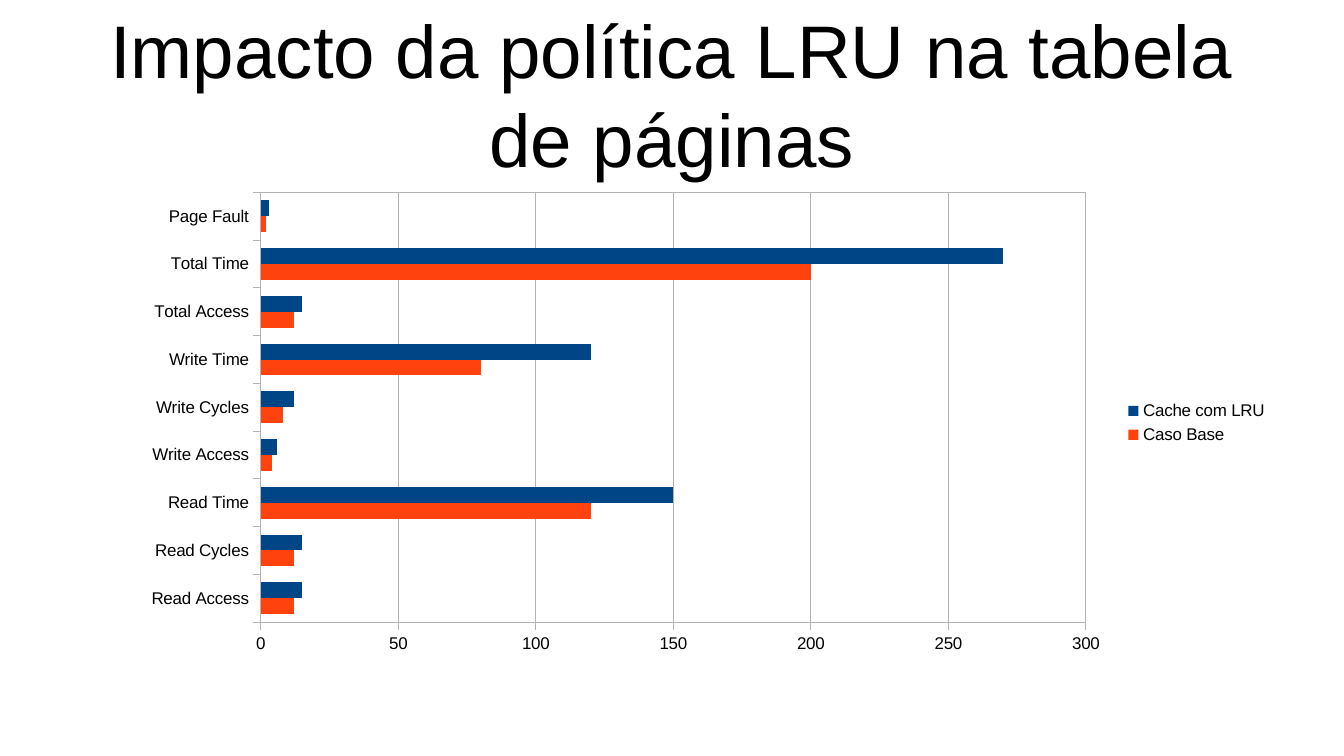
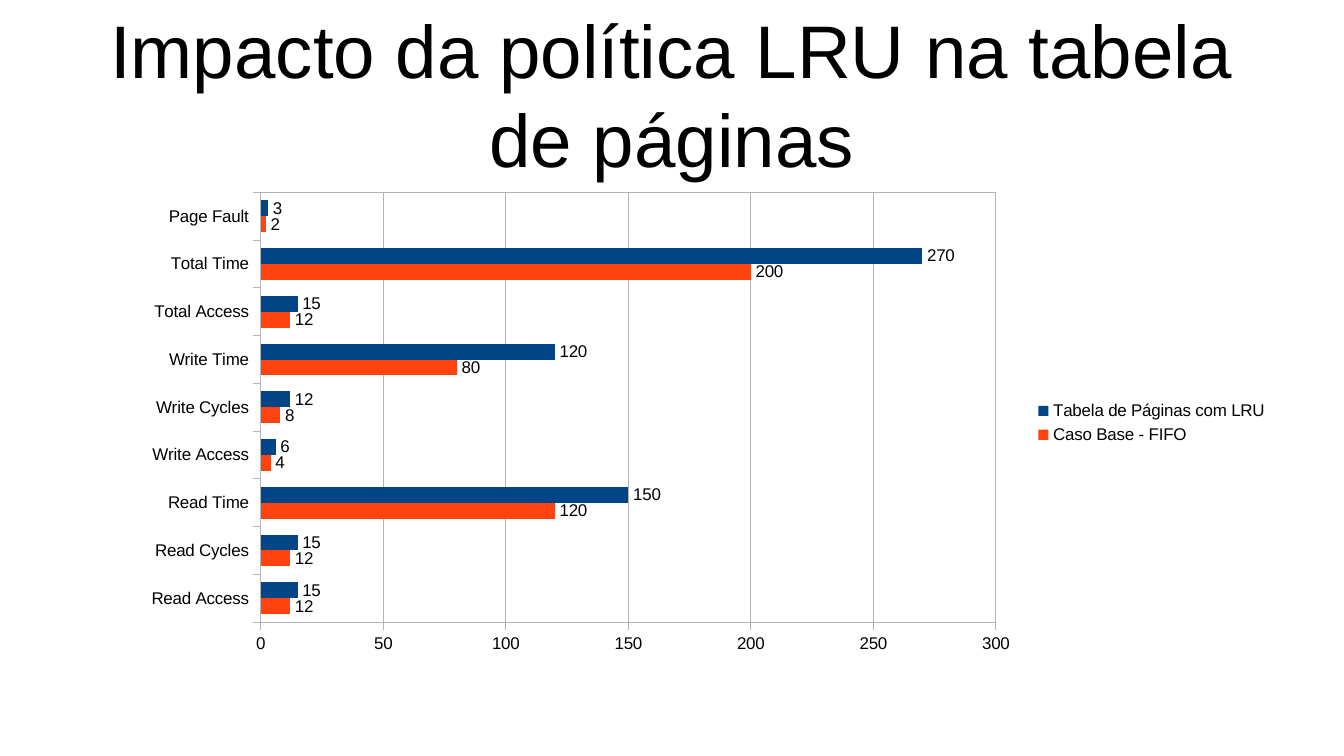
Before and after one commit to RafaelAmauri/Arquitetura-de-Computadores-3, a slide deck: slide 4 of Amnesia/Slides e Coisas/Arch base com LRU/Slides.odp. Drawn at 1344x756 pixels with LibreOffice and Linux fonts; fonts in the diff are those of the drawing. Boxes give left, top, right and bottom in pixels: in the first picture for what was removed or moved away, otherwise in the second. Text is boxed around its words. In the diff, an @@ line names an element or a change of style, - is before the commit and + after.

```diff
--- a/Amnesia/Slides e Coisas/Arch base com LRU/Slides.odp
+++ b/Amnesia/Slides e Coisas/Arch base com LRU/Slides.odp
@@ bar chart at box(128, 183, 1281, 663) @@
-Caso Base: 12, 12, 120, 4, 8, 80, 12, 200, 2
+Caso Base - FIFO: 12, 12, 120, 4, 8, 80, 12, 200, 2
@@ data labels of Caso Base - FIFO added @@
-Cache com LRU: 15, 15, 150, 6, 12, 120, 15, 270, 3
+Tabela de Páginas com LRU: 15, 15, 150, 6, 12, 120, 15, 270, 3
@@ data labels of Tabela de Páginas com LRU added @@
```
Also in this commit, not shown: 3 other slides changed, 12 other files.
